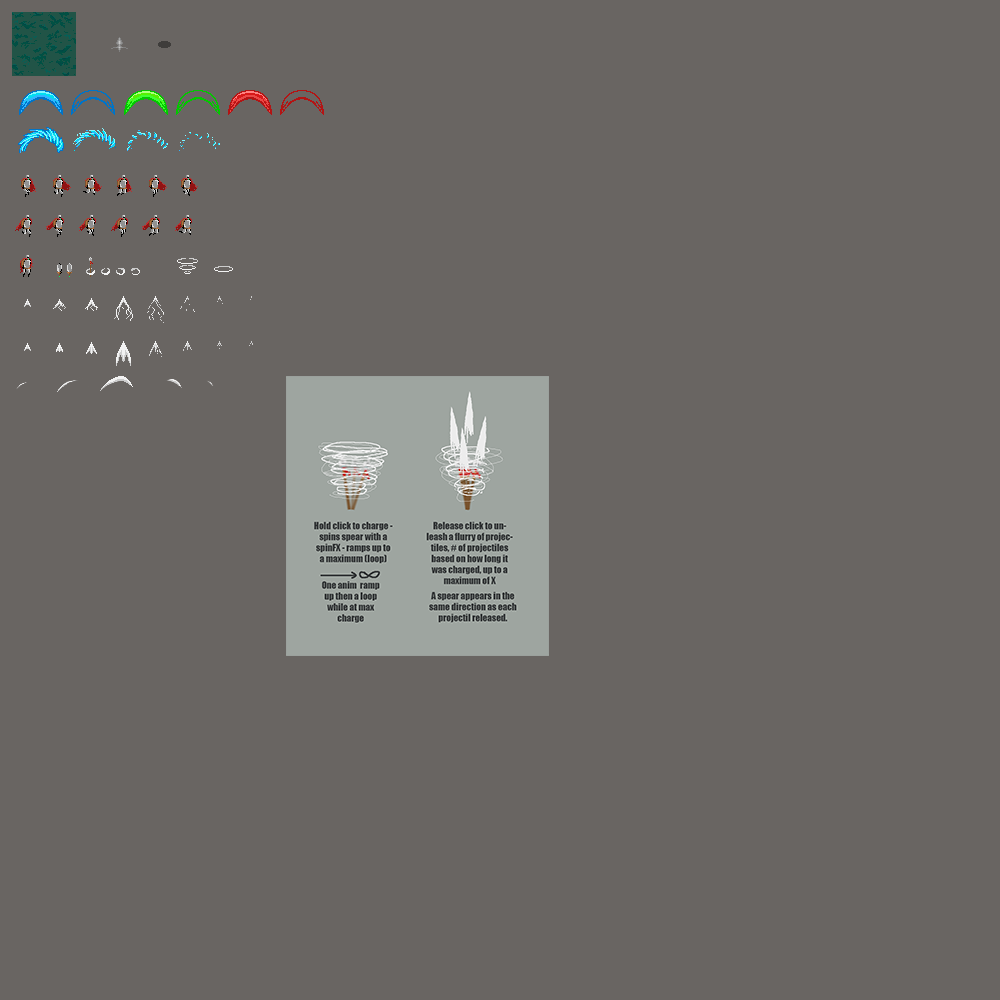
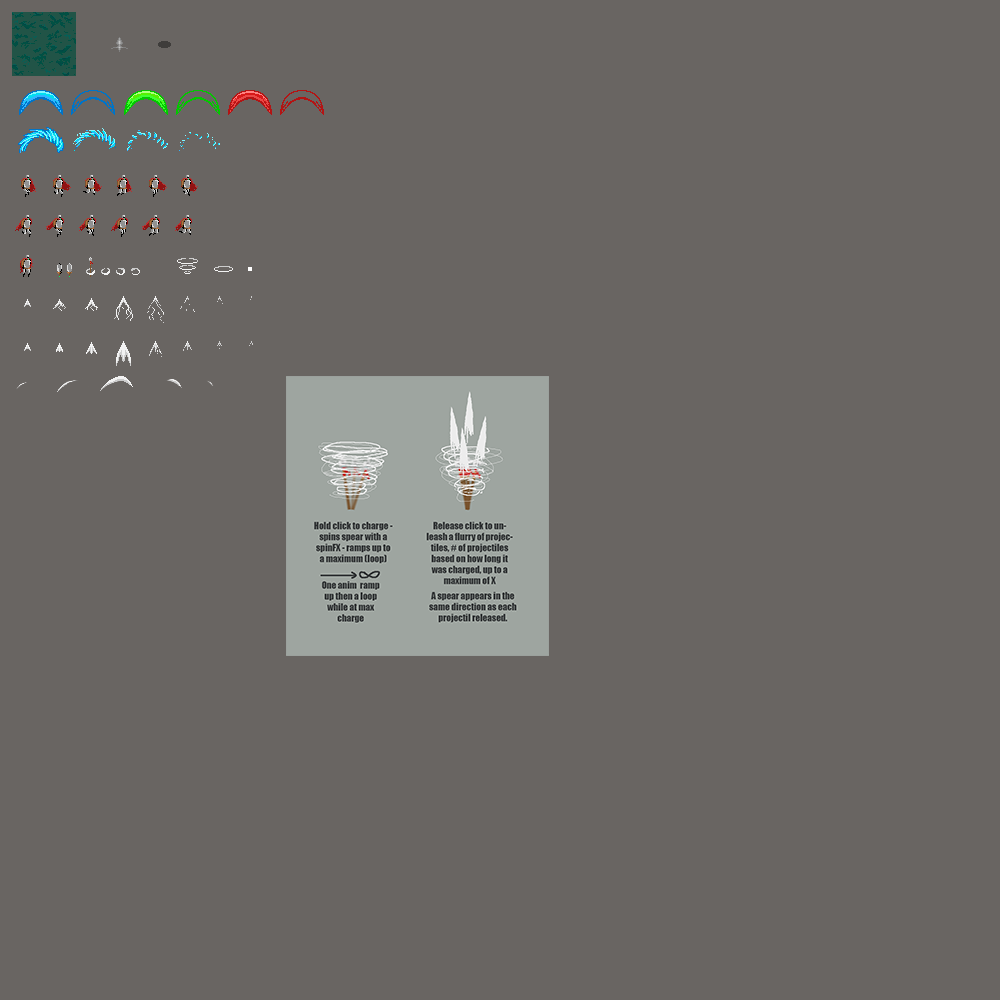
Layers edited between the first and the second (1000, 1000) image:
added layer "4 pixels square" above "Layer 2" over [248,267,252,271]
